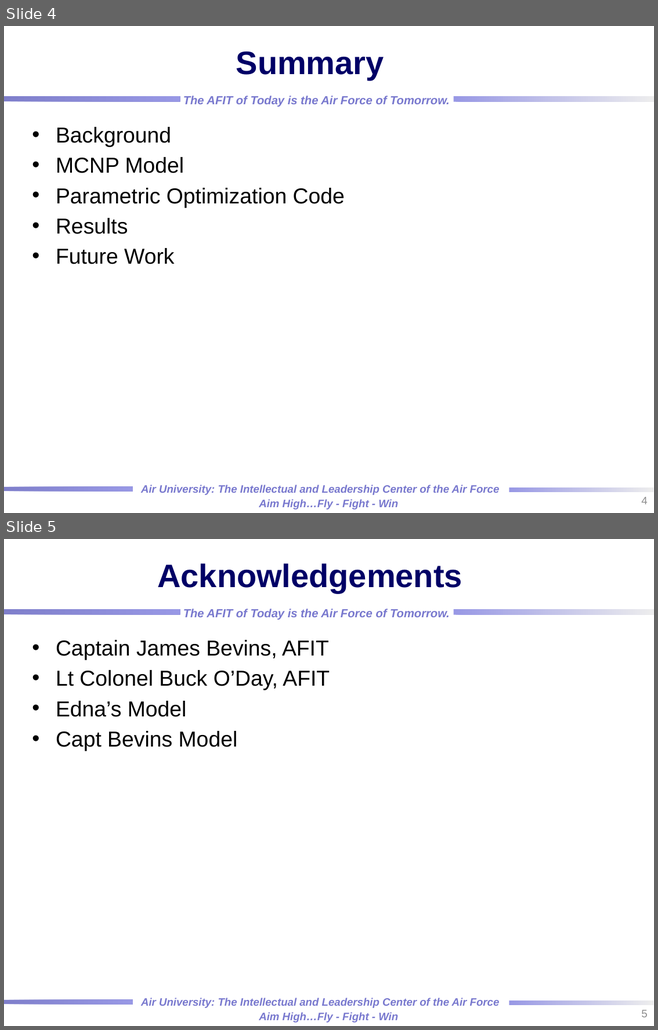
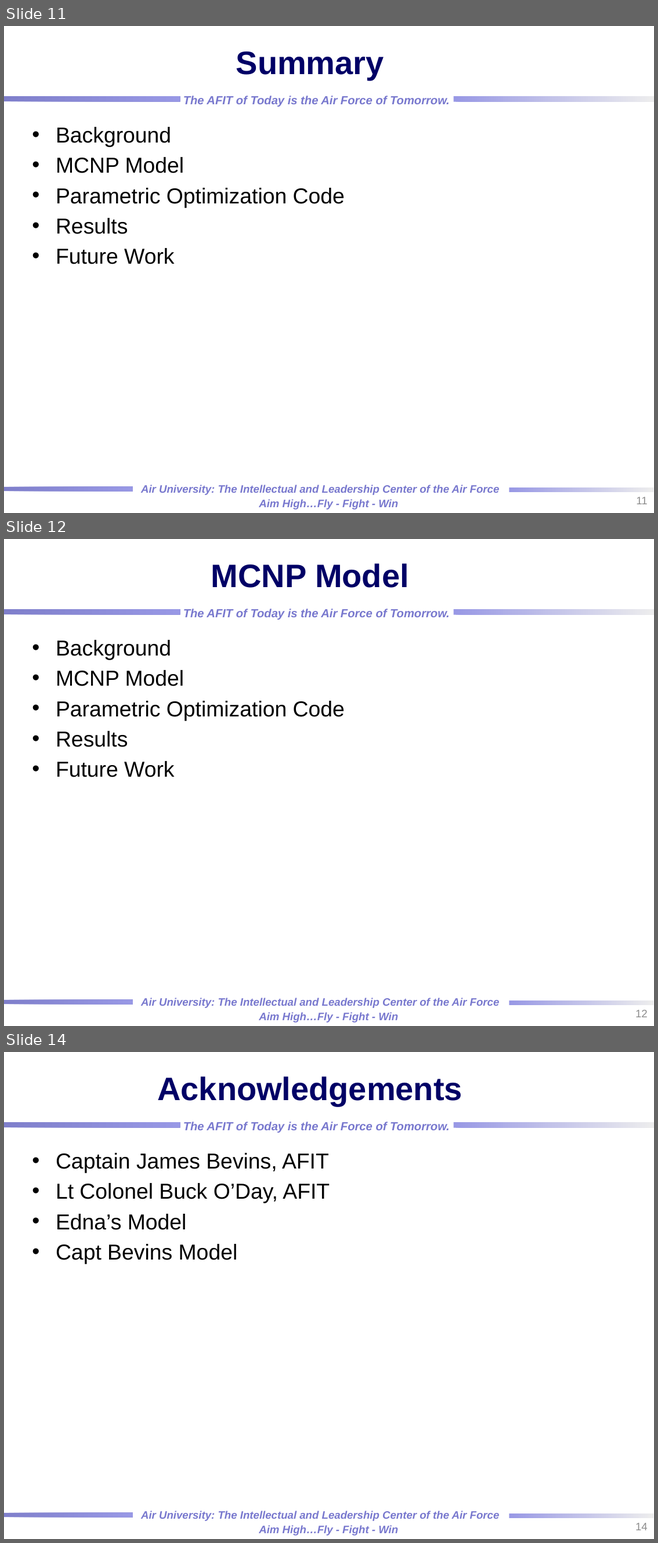
Before and after one commit to rtorzilli/GeDetector-Project, a slide deck: Report/HPGe_Automation Optimization_MCNP_Model.pptx. Shown one above the other, each under a label of ours: slides 4 and 5 before the commit, slides 11, 12 and 14 after it; the slides between them are not shown. The pictures are 658x1030 and 658x1543 pixels, drawn with LibreOffice and Linux fonts; fonts in the diff are those of the drawing; background and template pictures are left out. Boxes give left, top, right and bottom in pixels: in the first picture for what was removed or moved away, otherwise in the second. Text is boxed around its words. In the diff, an @@ line names an element or a change of style, - is before the commit and + after.

```diff
--- a/Report/HPGe_Automation Optimization_MCNP_Model.pptx
+++ b/Report/HPGe_Automation Optimization_MCNP_Model.pptx
@@ slide 12 added at bbox=[4, 539, 654, 1026], background picture (left out); not listed: 7 template elements that a slide beside it also shows @@
@@ title added at bbox=[211, 563, 409, 588], 36 pt, text #000066, bold @@
+MCNP Model
@@ text added at bbox=[56, 640, 344, 777], 24 pt, text #000000 @@
+• Background
+• MCNP Model
+• Parametric Optimization Code
+• Results
+• Future Work
@@ page number added at bbox=[635, 1010, 647, 1017], 12 pt, text #8C8C8C @@
+12
@@ what was slide 4 is now slide 11 @@
@@ page number at bbox=[636, 497, 647, 504]: text changed @@
-4
+11
@@ what was slide 5 is now slide 14 @@
@@ page number at bbox=[635, 1523, 647, 1530]: text changed @@
-5
+14
```
Also in this commit, not shown: 2 slides changed, 9 other slides added, 6 other files.
